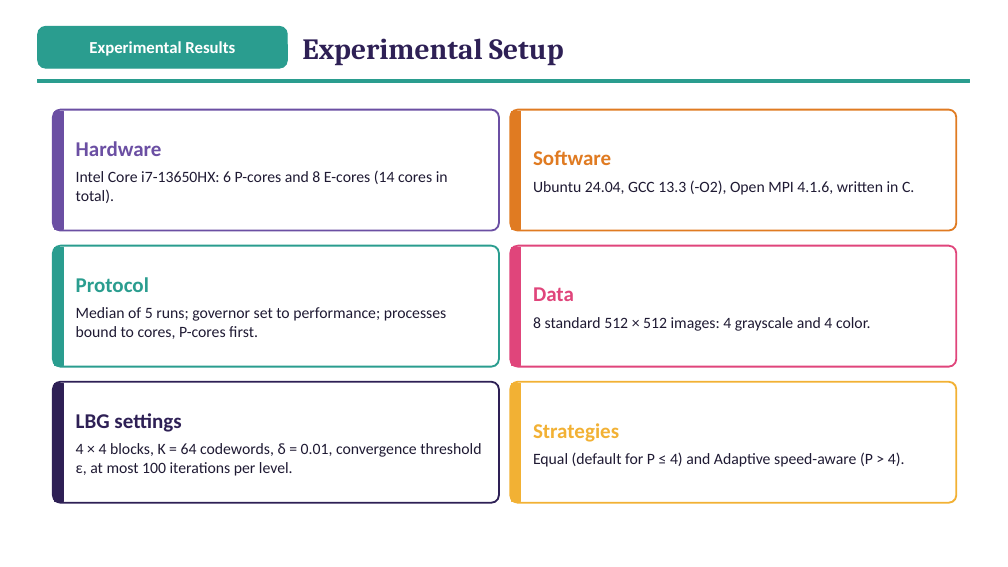
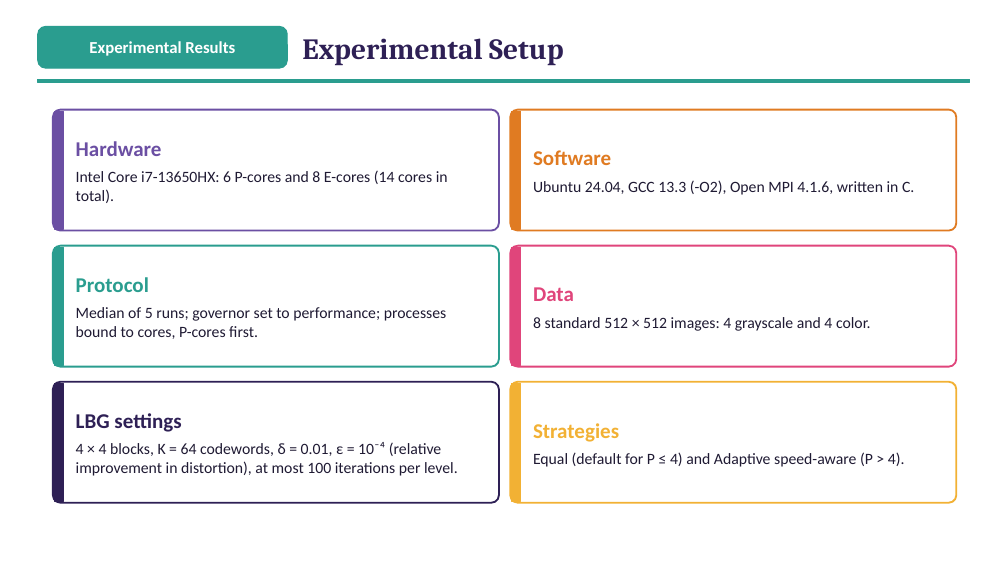
Before and after one commit to ibtihal-cpu/mihk, a slide deck: slide 18 of results/seminar/figs/Seminar_Ibtihal_v3.pptx. Drawn at 1008x567 pixels with LibreOffice and Linux fonts; fonts in the diff are those of the drawing. Boxes give left, top, right and bottom in pixels: in the first picture for what was removed or moved away, otherwise in the second. Text is boxed around its words. In the diff, an @@ line names an element or a change of style, - is before the commit and + after.

```diff
--- a/results/seminar/figs/Seminar_Ibtihal_v3.pptx
+++ b/results/seminar/figs/Seminar_Ibtihal_v3.pptx
@@ text at bbox=[76, 442, 458, 476]: text changed @@
-4 × 4 blocks, K = 64 codewords, δ = 0.01, convergence threshold ε, at most 100 iterations per level.
+4 × 4 blocks, K = 64 codewords, δ = 0.01, ε = 10⁻⁴ (relative improvement in distortion), at most 100 iterations per level.
```
Also in this commit, not shown: 7 other slides changed, 6 other files.
